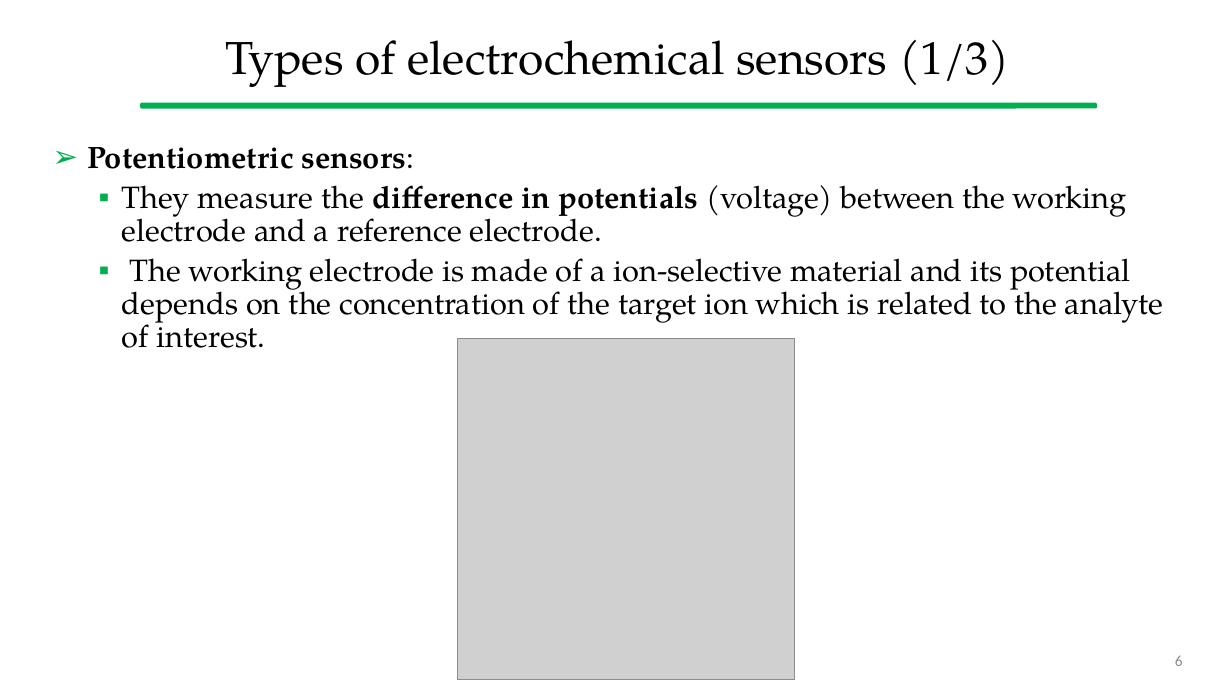
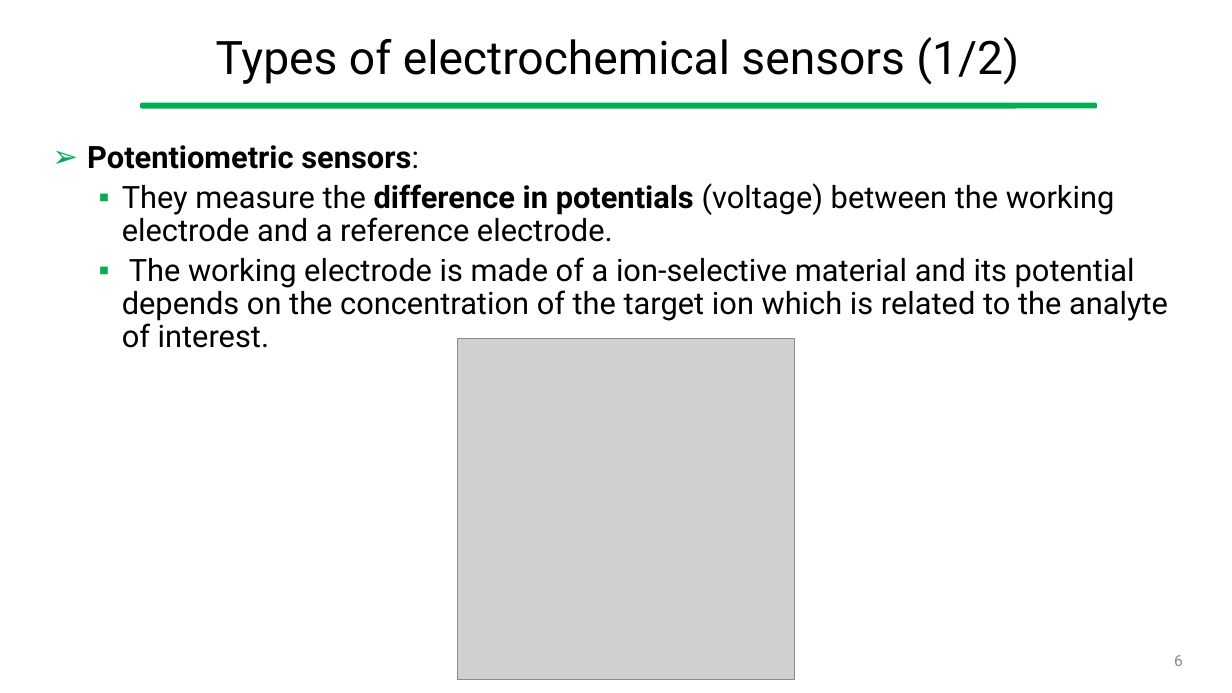
Before and after one commit to gcappon/bwthw, a slide deck: slide 6 of theory_03-wearable_sensors_part_2/theory_03-wearable_sensors_part_2.pptx. Drawn at 1232x693 pixels with LibreOffice and Linux fonts; fonts in the diff are those of the drawing; grey boxes stand for pictures. Boxes give left, top, right and bottom in pixels: in the first picture for what was removed or moved away, otherwise in the second. Text is boxed around its words. In the diff, an @@ line names an element or a change of style, - is before the commit and + after.

```diff
--- a/theory_03-wearable_sensors_part_2/theory_03-wearable_sensors_part_2.pptx
+++ b/theory_03-wearable_sensors_part_2/theory_03-wearable_sensors_part_2.pptx
@@ title at [216,37,1019,85]: text changed; font TeX Gyre Pagella to Roboto @@
-Types of electrochemical sensors (1/3)
+Types of electrochemical sensors (1/2)
@@ text "Potentiometric sensors:" at [87,145,1168,348]: font TeX Gyre Pagella to Roboto @@
@@ page number at [1174,655,1183,666]: font Calibri to Roboto @@
```
Also in this commit, not shown: 33 other slides changed, 1 slide removed, 3 other files.
